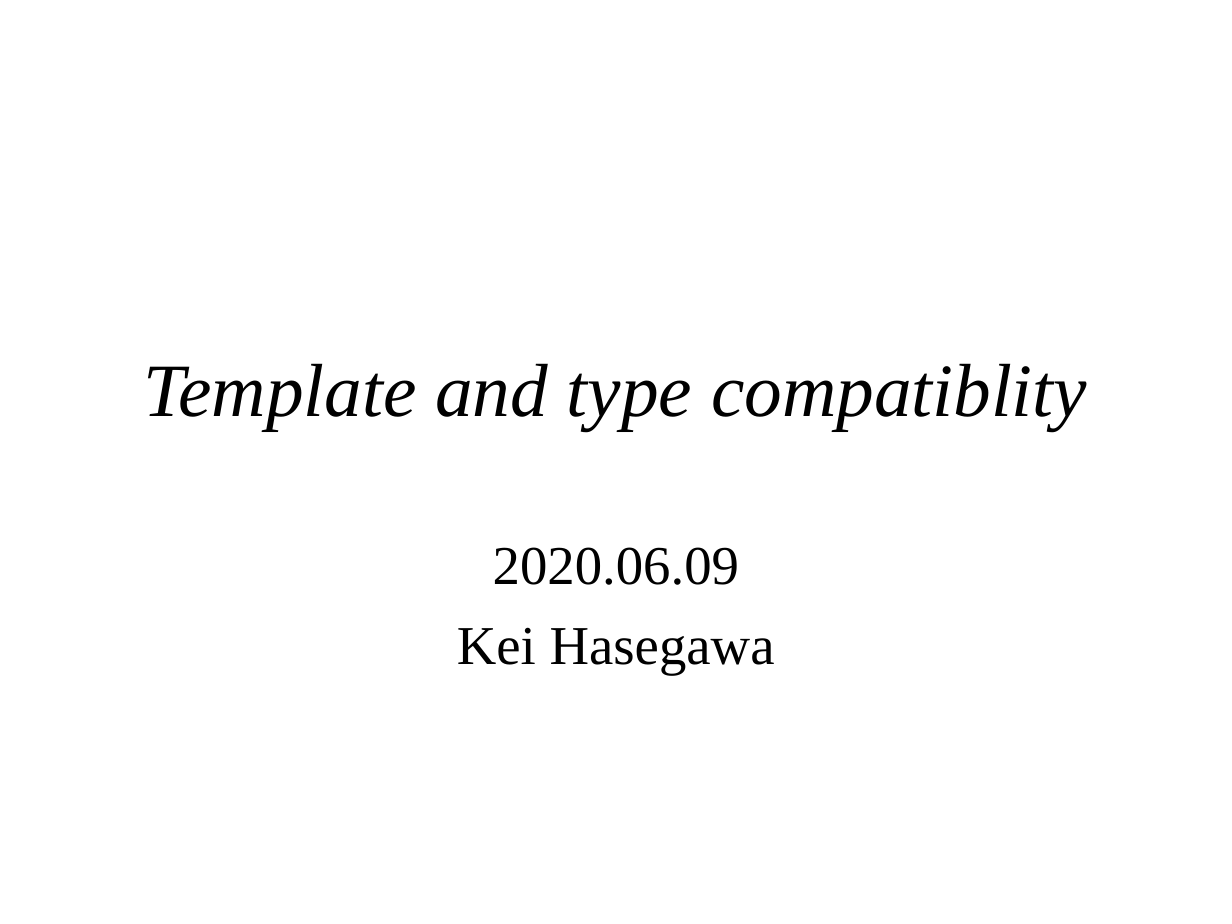
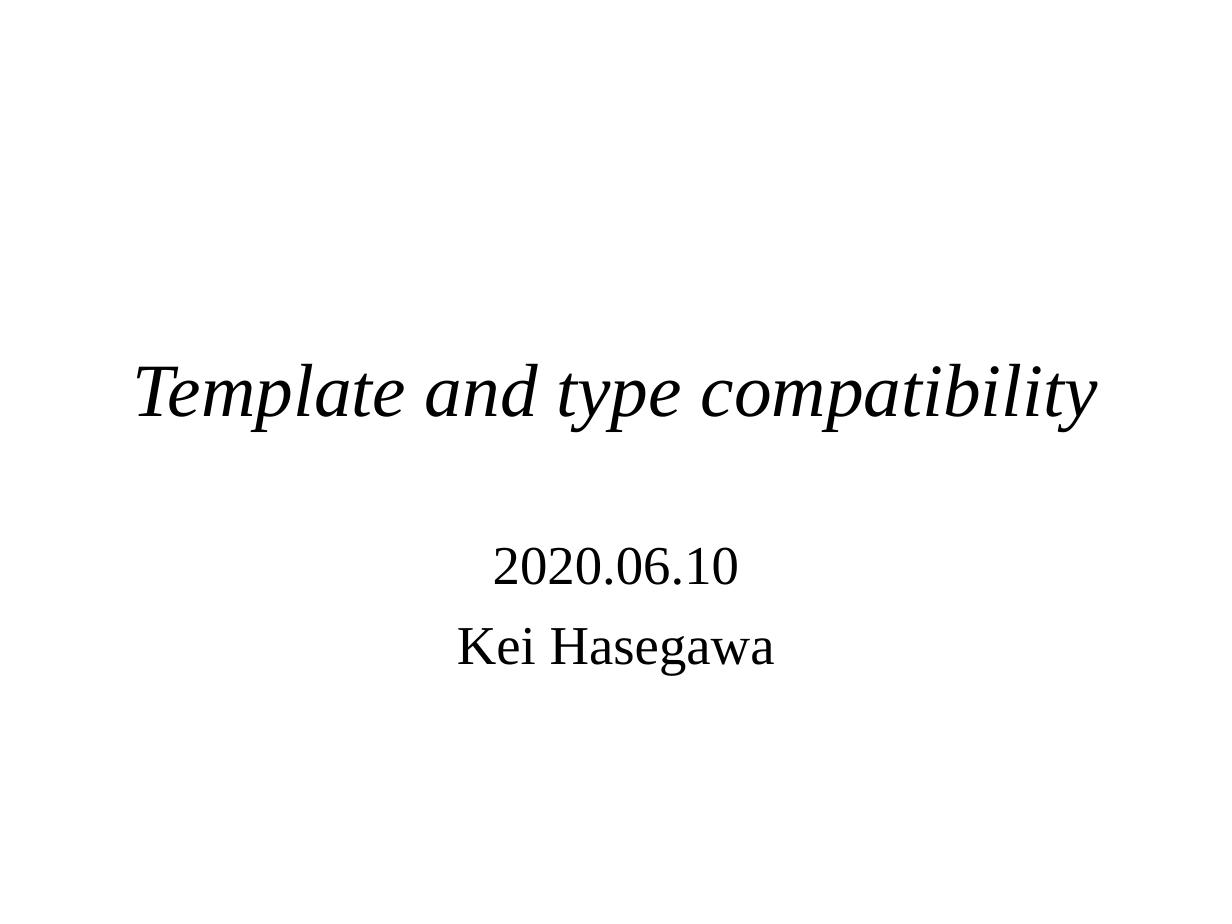
Before and after one commit to KeiHasegawa/cxx_doc, a slide deck: slide 1 of 21_template_compatibility_e.ppt. Drawn at 1232x924 pixels with LibreOffice and Linux fonts; fonts in the diff are those of the drawing. Boxes give left, top, right and bottom in pixels: in the first picture for what was removed or moved away, otherwise in the second. Text is boxed around its words. In the diff, an @@ line names an element or a change of style, - is before the commit and + after.

```diff
--- a/21_template_compatibility_e.ppt
+++ b/21_template_compatibility_e.ppt
@@ title at (x1=133, y1=363, x2=1098, y2=430): text changed @@
-Template and type compatiblity
+Template and type compatibility
@@ subtitle at (x1=493, y1=547, x2=739, y2=585): text changed @@
-2020.06.09
+2020.06.10
```
Also in this commit, not shown: 3 other files.
